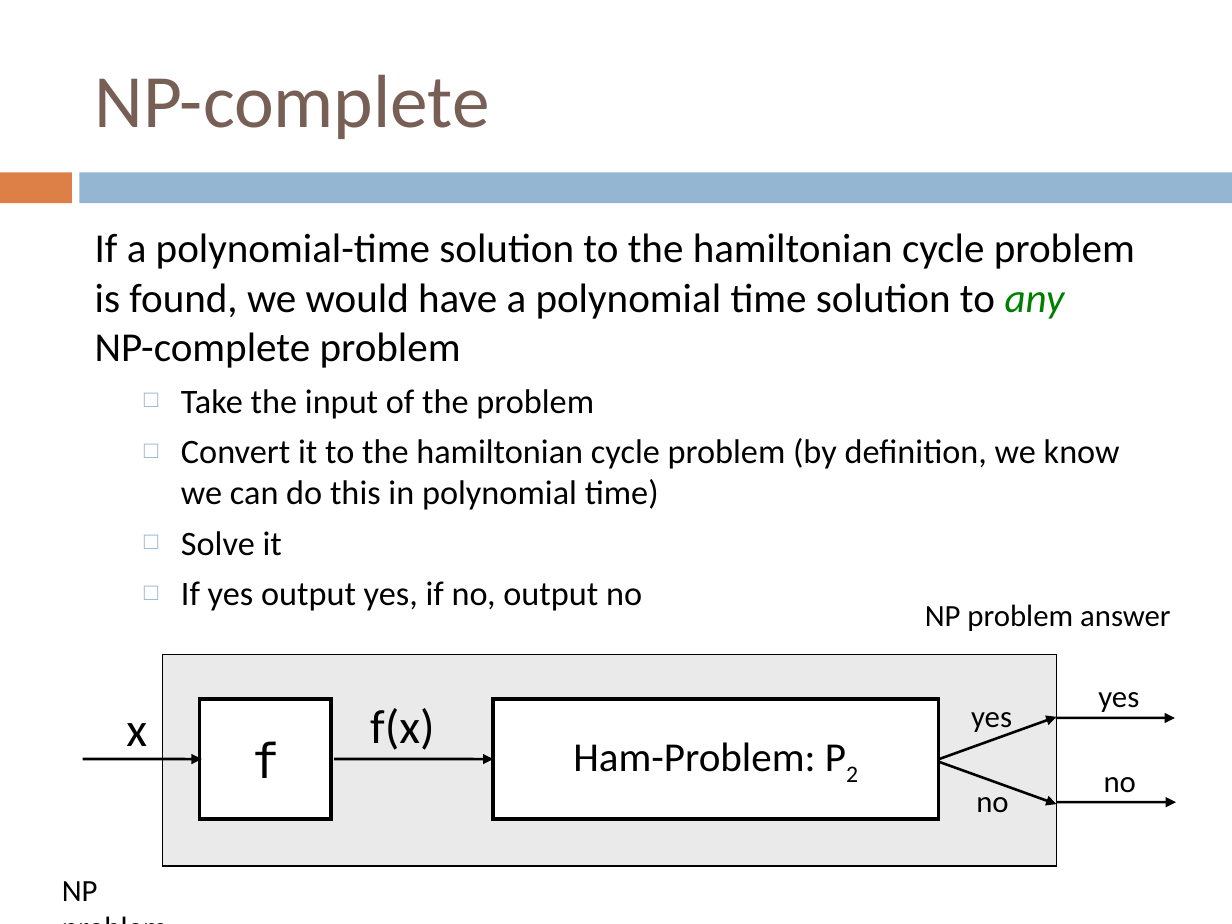
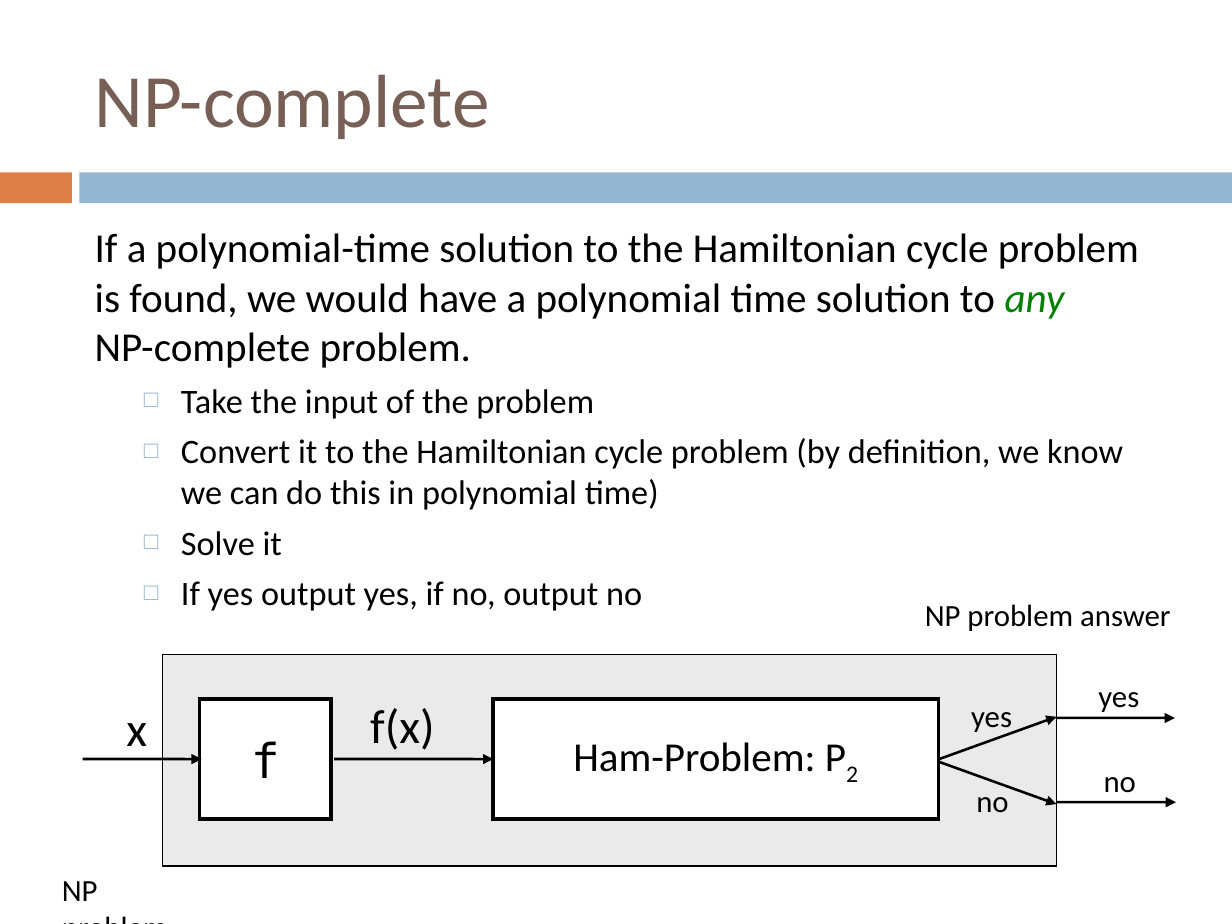
Before and after one commit to Collins-kariuk/Algorithms, a slide deck: slide 44 of Lectures/Lecture 23_NP-Complete Problems.pptx. Drawn at 1232x924 pixels with LibreOffice and Linux fonts; fonts in the diff are those of the drawing. Boxes give left, top, right and bottom in pixels: in the first picture for what was removed or moved away, otherwise in the second. Text is boxed around its words. In the diff, an @@ line names an element or a change of style, - is before the commit and + after.

Commit message:
Review Lecture 23_NP-Complete Problems

```diff
--- a/Lectures/Lecture 23_NP-Complete Problems.pptx
+++ b/Lectures/Lecture 23_NP-Complete Problems.pptx
@@ text at <box>95,233,1139,368</box>: text changed @@
-If a polynomial-time solution to the hamiltonian cycle problem is found, we would have a polynomial time solution to any
-NP-complete problem
+If a polynomial-time solution to the Hamiltonian cycle problem is found, we would have a polynomial time solution to any
+NP-complete problem.
@@ text at <box>181,438,1123,510</box>: text changed @@
-  □ Convert it to the hamiltonian cycle problem (by definition, we know we can do this in polynomial time)
+  □ Convert it to the Hamiltonian cycle problem (by definition, we know we can do this in polynomial time)
```
Also in this commit, not shown: 40 other slides changed.
